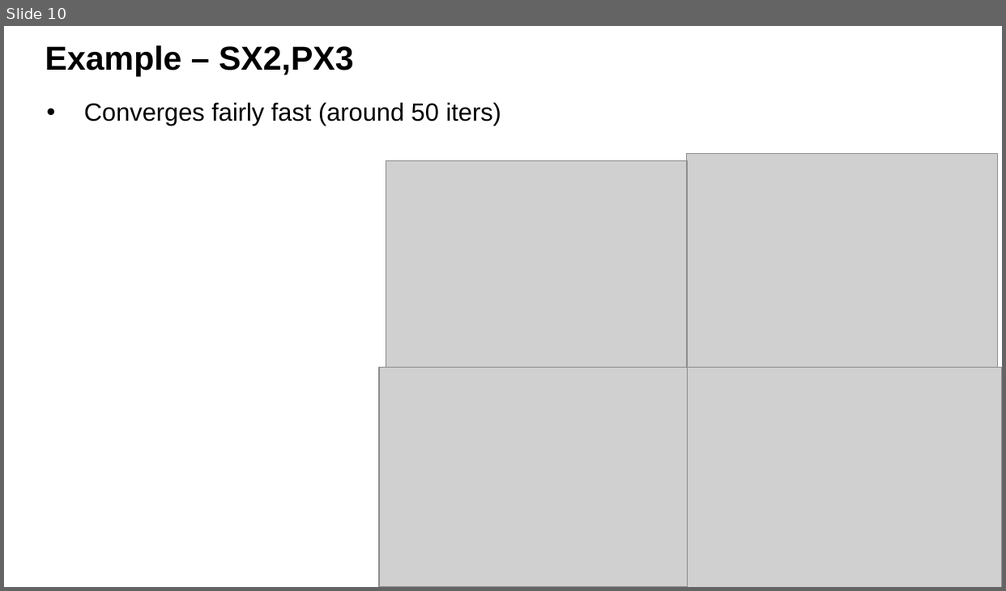
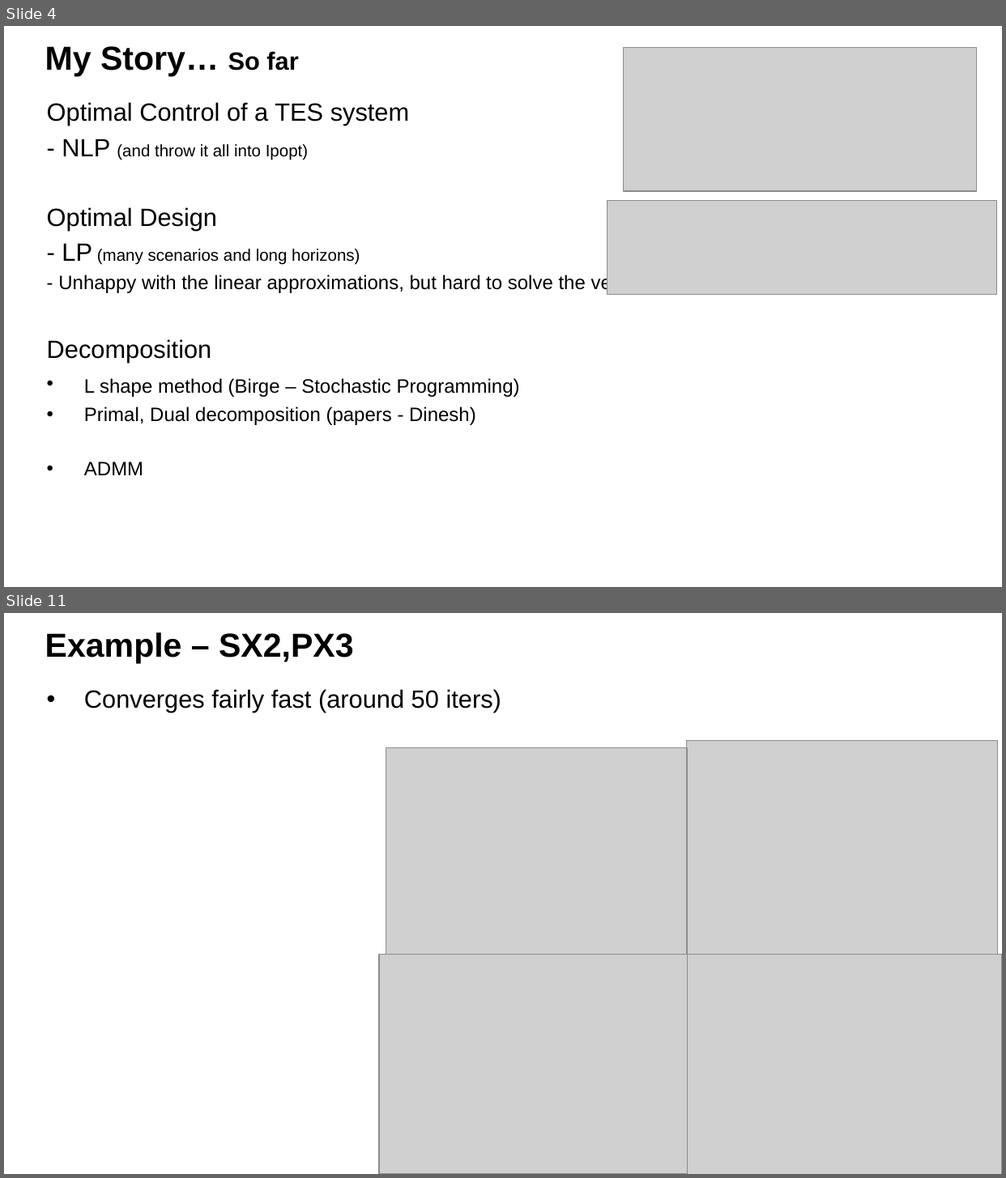
Before and after one commit to sandeepprakash6666/Escape-Paper, a slide deck: Admin/Escape Results.pptx. Shown one above the other, each under a label of ours: slide 10 before the commit, slides 4 and 11 after it; the slides between them are not shown. The pictures are 1006x591 and 1006x1178 pixels, drawn with LibreOffice and Linux fonts; fonts in the diff are those of the drawing; grey boxes stand for pictures; background and template pictures are left out. Boxes give left, top, right and bottom in pixels: in the first picture for what was removed or moved away, otherwise in the second. Text is boxed around its words. In the diff, an @@ line names an element or a change of style, - is before the commit and + after.

Commit message:
Writing paper

```diff
--- a/Admin/Escape Results.pptx
+++ b/Admin/Escape Results.pptx
@@ slide 4 added at box(4, 26, 1002, 587), background #FFFFFF; not listed: 1 template element that a slide beside it also shows @@
@@ title added at box(45, 46, 298, 76), 24 pt, text #000000, bold @@
+My Story… So far
@@ picture added at box(624, 47, 977, 190) @@
@@ text added at box(47, 102, 808, 476), 14 pt, text #000000 @@
+Optimal Control of a TES system
+- NLP (and throw it all into Ipopt)
+Optimal Design
+- LP (many scenarios and long horizons)
+- Unhappy with the linear approximations, but hard to solve the very large NLP otherwise
+Decomposition
+• L shape method (Birge – Stochastic Programming)
+• Primal, Dual decomposition (papers - Dinesh)
+• ADMM
@@ picture added at box(607, 201, 997, 294) @@
@@ what was slide 10 is now slide 11 @@
```
Also in this commit, not shown: 7 slides changed, 5 other slides added, 1 slide removed, 44 other files.
